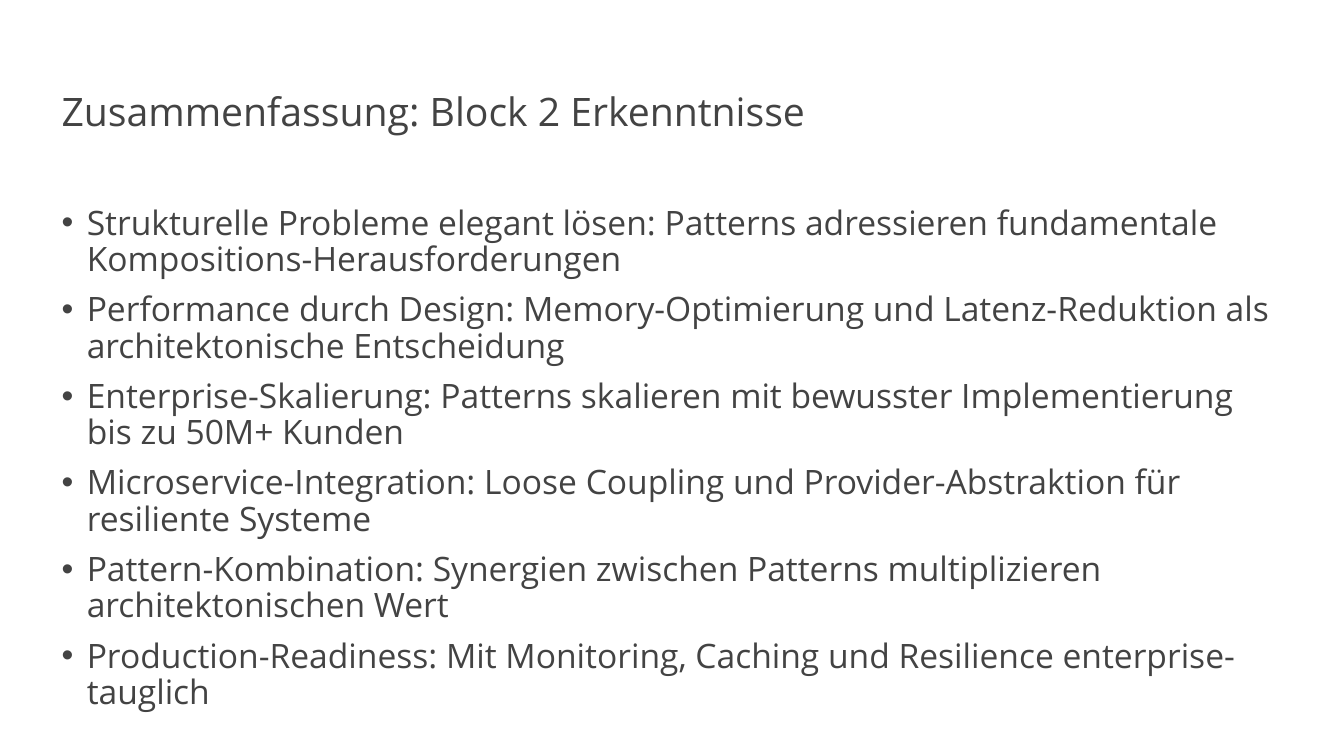
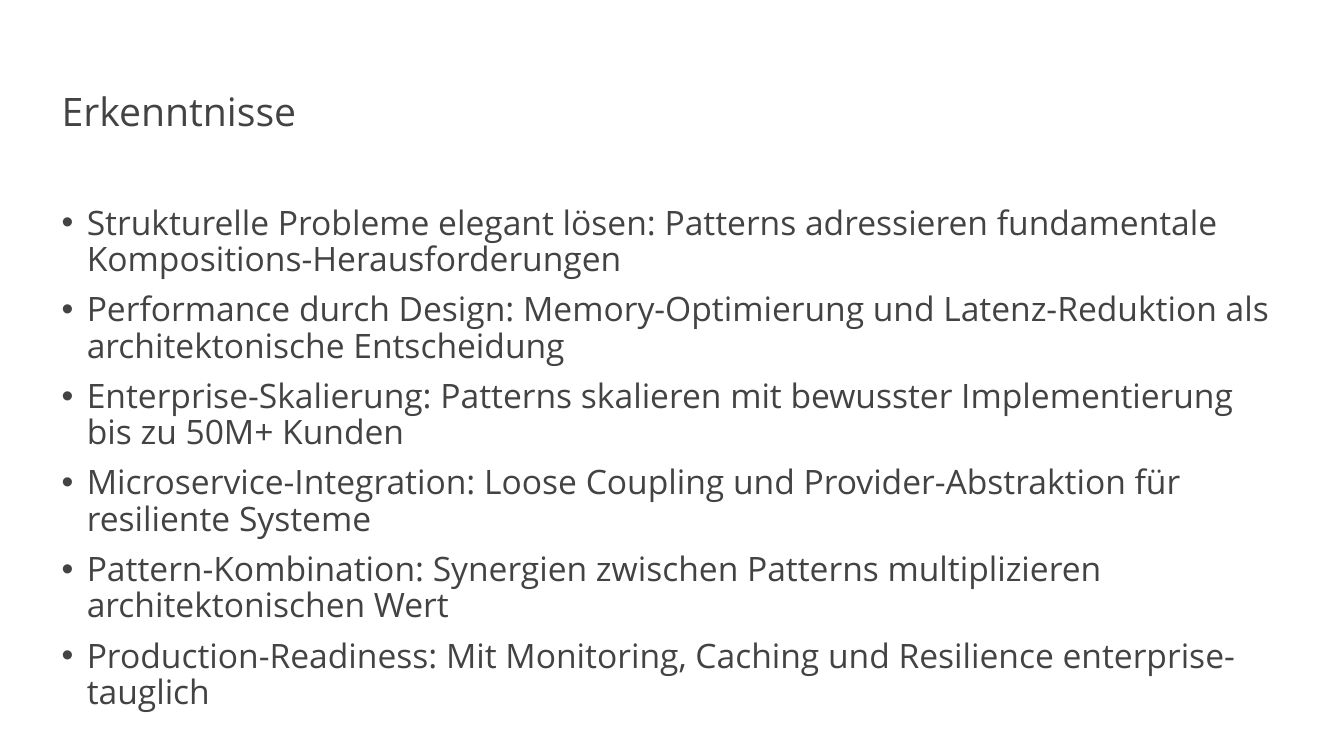
Before and after one commit to vanillacore-net/september-2025-telekom-training, a slide deck: slide 30 of presentations/powerpoint/block2-presentation.pptx. Drawn at 1344x756 pixels with LibreOffice and Linux fonts; fonts in the diff are those of the drawing; background and template pictures are left out. Boxes give left, top, right and bottom in pixels: in the first picture for what was removed or moved away, otherwise in the second. Text is boxed around its words. In the diff, an @@ line names an element or a change of style, - is before the commit and + after.

```diff
--- a/presentations/powerpoint/block2-presentation.pptx
+++ b/presentations/powerpoint/block2-presentation.pptx
@@ title at <box>62,96,297,127</box>: text changed @@
-Zusammenfassung: Block 2 Erkenntnisse
+Erkenntnisse
```
Also in this commit, not shown: 2 other slides changed, 12 other files.
